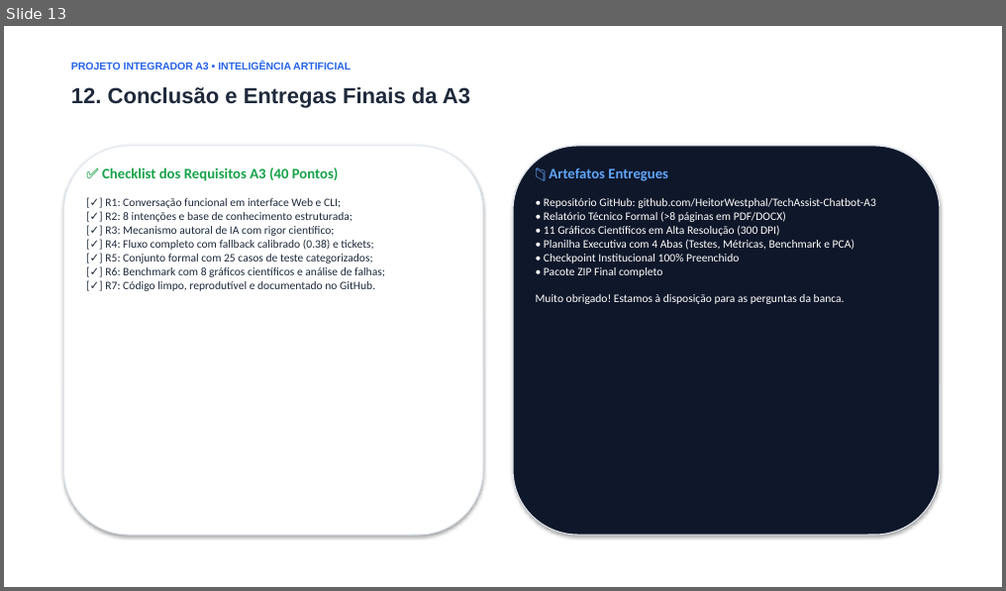
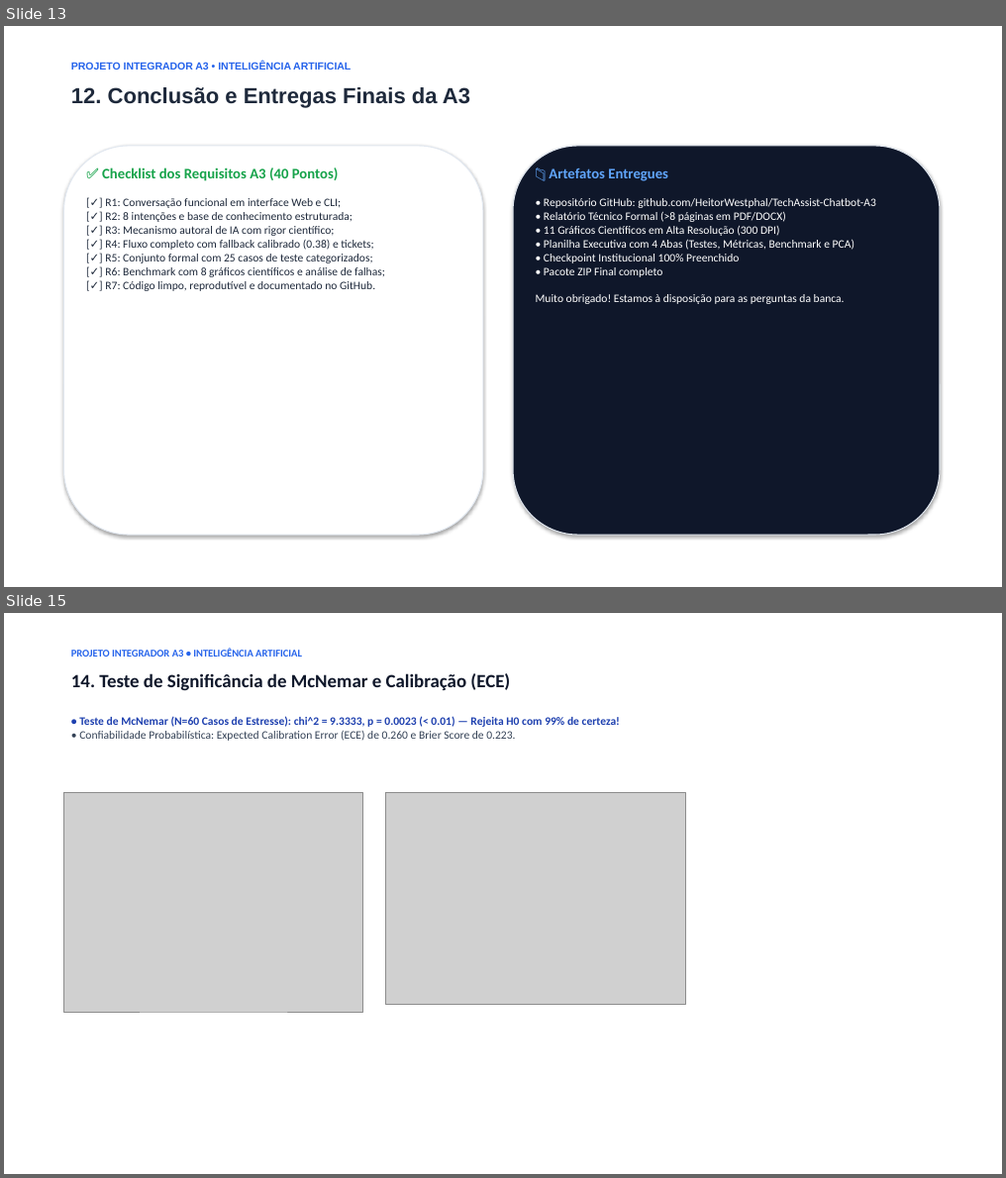
Before and after one commit to HeitorWestphal/TechAssist-Chatbot-A3, a slide deck: docs/APRESENTACAO_DEFESA_A3.pptx. Shown one above the other, each under a label of ours: slide 13 before the commit, slides 13 and 15 after it; the slides between them are not shown. The pictures are 1006x591 and 1006x1178 pixels, drawn with LibreOffice and Linux fonts; fonts in the diff are those of the drawing; grey boxes stand for pictures. Boxes give left, top, right and bottom in pixels: in the first picture for what was removed or moved away, otherwise in the second. Text is boxed around its words. In the diff, an @@ line names an element or a change of style, - is before the commit and + after.

```diff
--- a/docs/APRESENTACAO_DEFESA_A3.pptx
+++ b/docs/APRESENTACAO_DEFESA_A3.pptx
@@ slide 15 added at <box>4,613,1002,1174</box>, background #FFFFFF @@
@@ text added at <box>71,648,302,657</box>, 10 pt, text #2563EB, bold @@
+PROJETO INTEGRADOR A3 • INTELIGÊNCIA ARTIFICIAL
@@ text added at <box>71,673,510,691</box>, 18 pt, text #0F172A, bold @@
+14. Teste de Significância de McNemar e Calibração (ECE)
@@ text added at <box>79,716,620,741</box>, 11 pt, text #1E40AF, bold @@
+• Teste de McNemar (N=60 Casos de Estresse): chi^2 = 9.3333, p = 0.0023 (< 0.01) — Rejeita H0 com 99% de certeza!
+• Confiabilidade Probabilística: Expected Calibration Error (ECE) de 0.260 e Brier Score de 0.223.
@@ picture added at <box>63,792,363,1012</box> @@
@@ picture added at <box>386,792,685,1004</box> @@
```
Also in this commit, not shown: 3 other slides added, 20 other files.
